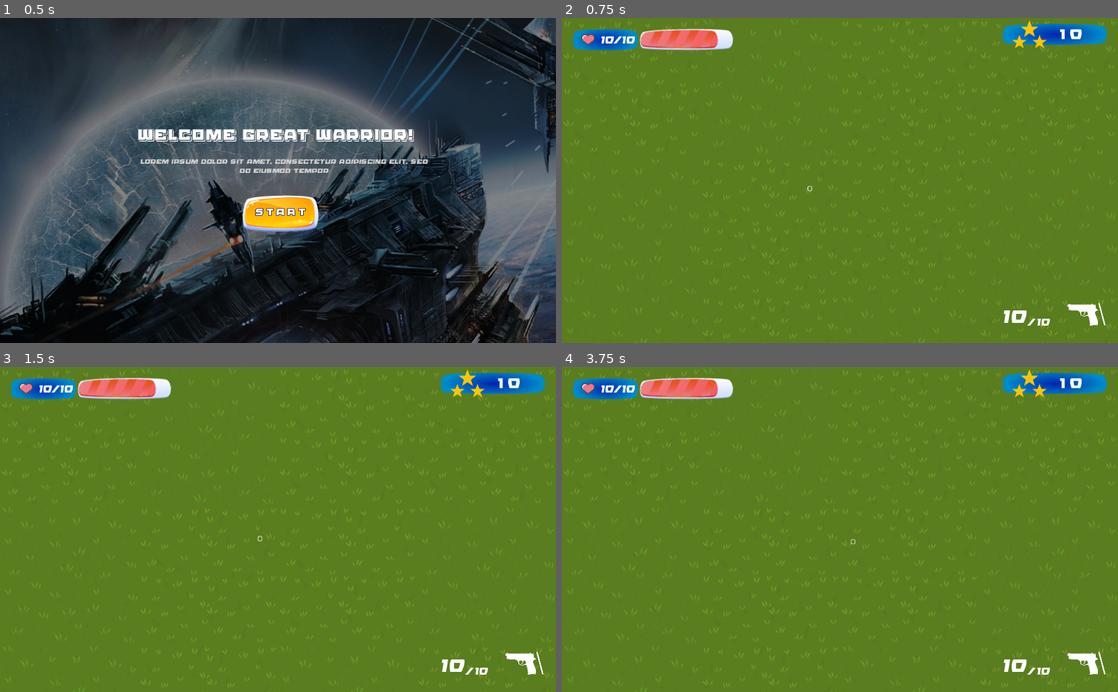
Above: before the commit, frames 1-4 (two rows, left to right).
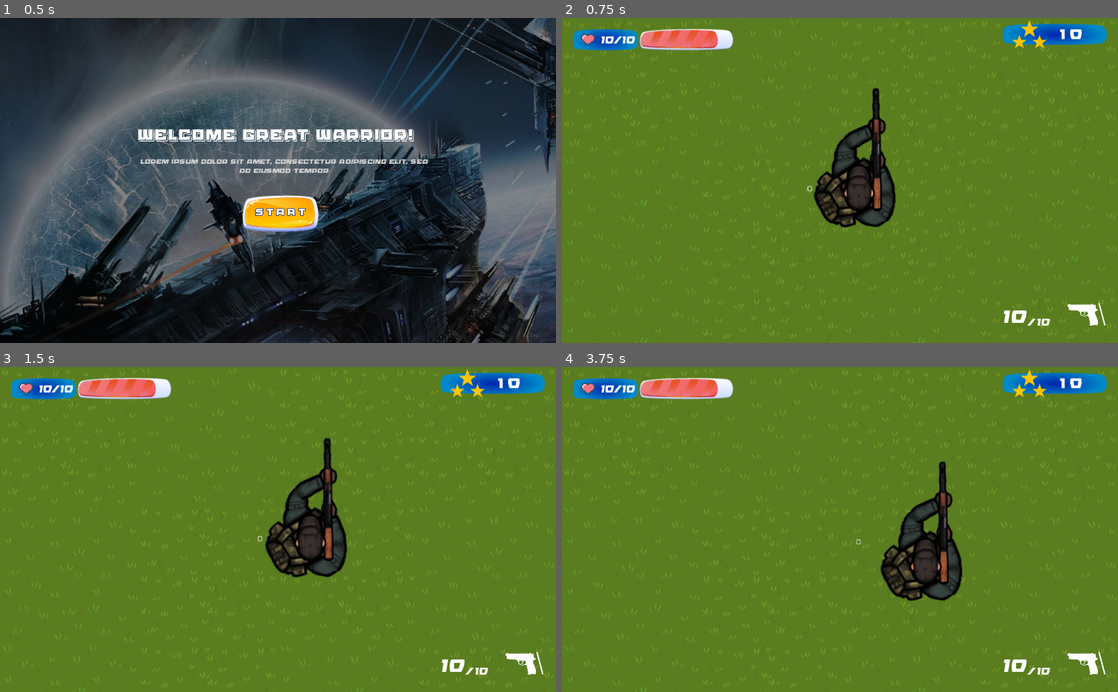
Above: after the commit, the same moments.

Repository: ekarus/godot_training
Game: Godot game, scene res://UI/MainMenu.tscn
The game is run twice, just before and just after one commit, with the same random seed, the same clock (stepped at 60 frames per second) and the same inputs.
Inputs (mouse positions are in pixels of both pictures, inside the frame that each line leads up to):
- Up to frame 1 (0.5 s): no input
- Up to frame 2 (0.75 s): click "START" at 0.5 s
- Up to frame 3 (1.5 s): tap Enter at 1.25 s; move the mouse to (400, 513) at 1.27 s; press the mouse at (400, 513) at 1.28 s; hold D (player_move_right, bound only after the commit) from 1.28 s (still down)
- Up to frame 4 (3.75 s): move the mouse to (728, 545) at 2.02 s; release D (player_move_right, bound only after the commit) at 2.03 s; release the mouse at (728, 545) at 2.03 s; hold S (player_move_down, bound only after the commit) 2.03-2.78 s; click (728, 545) at 2.1 s; move the mouse to (895, 458) at 2.77 s; press the mouse at (895, 458) at 2.78 s; hold D (player_move_right, bound only after the commit) 2.78-3.53 s; move the mouse to (812, 594) at 3.52 s; release the mouse at (812, 594) at 3.53 s; hold W (player_move_up, bound only after the commit) from 3.53 s (still down); click (812, 594) at 3.6 s

Frame 1 is identical in both runs. In frame 2, 3.4% of the frame differs, in the area x 45-60%, y 21-65%; in frame 3, 3.4%; in frame 4, 3.5%, in the area x 51-72%, y 29-73%.

Commit message:
Added some barebone logic for actor classes and movement
Known issues:
- Projectiles spawning is messed up

Diff:
--- a/Game.tscn
+++ b/Game.tscn
@@ -3,7 +3,7 @@
 [ext_resource path="res://assets/Tiles/ground_tileset.tres" type="TileSet" id=1]
 [ext_resource path="res://UI/HUD.tscn" type="PackedScene" id=2]
 [ext_resource path="res://actors/Player.tscn" type="PackedScene" id=3]
-[ext_resource path="res://LevelUtils/EnemySpawner.tscn" type="PackedScene" id=4]
+[ext_resource path="res://Src/LevelUtils/EnemySpawner.tscn" type="PackedScene" id=4]
 
 [node name="World" type="Node2D"]
 
--- /dev/null
+++ b/Src/AutoLoad/ObjectRegistry.gd
@@ -0,0 +1,8 @@
+# Creates, maintains, and organizes spawned special effects or projectiles;
+# objects that should be untied from their spawners' lifespan when freed.
+extends Node
+
+onready var _projectiles := $Projectiles
+
+func register_projectile(projectile: Node) -> void:
+	_projectiles.add_child(projectile)
--- /dev/null
+++ b/Src/AutoLoad/ObjectRegistry.tscn
@@ -0,0 +1,8 @@
+[gd_scene load_steps=2 format=2]
+
+[ext_resource path="res://Src/AutoLoad/ObjectRegistry.gd" type="Script" id=1]
+
+[node name="Node" type="Node"]
+script = ExtResource( 1 )
+
+[node name="Projectiles" type="Node2D" parent="."]
--- /dev/null
+++ b/Src/GGP/Actor.gd
@@ -0,0 +1,20 @@
+extends KinematicBody2D
+class_name Actor
+
+export (float) var MOVE_SPEED = 200
+
+var MovementDir = Vector2()
+
+# Called when the node enters the scene tree for the first time.
+func _ready():
+	pass # Replace with function body.
+
+func _physics_process(delta):
+	var velocity = MovementDir * MOVE_SPEED * delta
+
+	move_and_collide(velocity)
+	pass
+
+# Called every frame. 'delta' is the elapsed time since the previous frame.
+#func _process(delta):
+#	pass
--- /dev/null
+++ b/Src/GGP/BaseWeapon.gd
@@ -0,0 +1,37 @@
+extends Node2D
+
+class_name WeaponBase
+
+onready var cooldown: Timer = $Cooldown
+
+export (PackedScene) var Projectile
+export var spread = .15
+export var cooldownTime = 0.166
+
+# Called when the node enters the scene tree for the first time.
+func _ready():
+	cooldown.wait_time = cooldownTime
+	pass # Replace with function body.
+
+func _shoot(shot_positon : Vector2, shot_orientation : float):
+	if !cooldown.is_stopped() or not Projectile:
+		return
+
+	var proj : Projectile = Projectile.instance()
+	proj.global_position = shot_positon
+	proj.rotation = shot_orientation + deg2rad(random_spread(spread))
+	proj.speed *= 1.0 + random_spread(0.4)
+#	proj.shooter = owner
+
+	ObjectRegistry.register_projectile(proj)
+	cooldown.wait_time = cooldownTime * (1.0 + random_spread(0.2))
+	cooldown.start()
+
+	pass
+
+static func random_spread(value: float) -> float:
+	var half_spread := value / 2.0
+	return rand_range(-half_spread, half_spread)
+
+func _reload():
+	pass
--- /dev/null
+++ b/Src/GGP/BulletLogic.gd
@@ -0,0 +1,16 @@
+extends KinematicBody2D
+
+
+# Declare member variables here. Examples:
+# var a = 2
+# var b = "text"
+
+
+# Called when the node enters the scene tree for the first time.
+func _ready():
+	pass # Replace with function body.
+
+
+# Called every frame. 'delta' is the elapsed time since the previous frame.
+#func _process(delta):
+#	pass
--- /dev/null
+++ b/Src/GGP/Player.gd
@@ -0,0 +1,38 @@
+extends Actor
+
+class_name PlayerActor
+
+# replace this with weapons array
+
+onready var activeWeapon = $Weapon
+
+# Called when the node enters the scene tree for the first time.
+func _ready():
+	pass # Replace with function body.
+
+
+# Called every frame. 'delta' is the elapsed time since the previous frame.
+func _process(delta):
+
+	_process_input()
+	pass
+
+
+func _process_input():
+	var desiredDirection = Vector2()
+
+	if Input.is_action_pressed("player_move_left"):
+		desiredDirection.x += -1
+	elif Input.is_action_pressed("player_move_right"):
+		desiredDirection.x += 1
+	elif Input.is_action_pressed("player_move_up"):
+		desiredDirection.y += 1
+	elif Input.is_action_pressed("player_move_down"):
+		desiredDirection.y += -1
+
+	MovementDir = desiredDirection
+
+	if Input.is_action_pressed("player_shoot"):
+		(activeWeapon as WeaponBase)._shoot(self.position + activeWeapon.position, -self.rotation_degrees)
+
+	pass
--- /dev/null
+++ b/Src/GGP/Projectile.gd
@@ -0,0 +1,21 @@
+extends KinematicBody2D
+class_name Projectile
+
+export var speed := 1650.0
+export var damage := 10.0
+
+var direction := Vector2.ZERO
+
+# Called when the node enters the scene tree for the first time.
+func _ready():
+	direction =  Vector2(sin(-rotation), cos(rotation))
+	pass # Replace with function body.
+
+func _physics_process(delta: float) -> void:
+	var collision := move_and_collide(speed * direction * delta)
+	if collision:
+		destroy()
+
+func destroy():
+#	self.set_is_active = false
+	pass
--- a/LevelUtils/EnemySpawner.tscn
+++ b/Src/LevelUtils/EnemySpawner.tscn
@@ -1,6 +1,7 @@
 [gd_scene load_steps=2 format=2]
 
-[ext_resource path="res://LevelUtils/EnemySpawner.gd" type="Script" id=1]
+[ext_resource path="res://Src/LevelUtils/EnemySpawner.gd" type="Script" id=1]
+
 
 [node name="EnemySpawner" type="Node"]
 script = ExtResource( 1 )
--- a/UI/HP.tscn
+++ b/UI/HP.tscn
@@ -64,7 +64,6 @@
 rect_min_size = Vector2( 172, 0 )
 size_flags_horizontal = 3
 size_flags_vertical = 3
-max_value = 100.0
 value = 100.0
 texture_under = ExtResource( 1 )
 texture_progress = ExtResource( 2 )
--- a/actors/Actor.tscn
+++ b/actors/Actor.tscn
@@ -1,3 +1,6 @@
-[gd_scene format=2]
+[gd_scene load_steps=2 format=2]
 
-[node name="Actor" type="Node2D"]
+[ext_resource path="res://Src/GGP/Actor.gd" type="Script" id=1]
+
+[node name="Actor" type="KinematicBody2D"]
+script = ExtResource( 1 )
--- /dev/null
+++ b/actors/BaseWeapon.tscn
@@ -0,0 +1,11 @@
+[gd_scene load_steps=3 format=2]
+
+[ext_resource path="res://Src/GGP/BaseWeapon.gd" type="Script" id=1]
+[ext_resource path="res://actors/Bullet.tscn" type="PackedScene" id=2]
+
+[node name="Shot_base" type="Node2D"]
+script = ExtResource( 1 )
+Projectile = ExtResource( 2 )
+
+[node name="Cooldown" type="Timer" parent="."]
+one_shot = true
--- /dev/null
+++ b/actors/Bullet.tscn
@@ -0,0 +1,25 @@
+[gd_scene load_steps=5 format=2]
+
+[ext_resource path="res://Assets/Projectiles/M484BulletCollection2.png" type="Texture" id=1]
+[ext_resource path="res://Src/GGP/Projectile.gd" type="Script" id=2]
+
+[sub_resource type="AtlasTexture" id=1]
+flags = 4
+atlas = ExtResource( 1 )
+region = Rect2( 426.531, 11.9227, 9.45374, 15.7562 )
+
+[sub_resource type="CapsuleShape2D" id=2]
+radius = 3.41119
+height = 6.65678
+
+[node name="KinematicBody2D" type="KinematicBody2D"]
+script = ExtResource( 2 )
+
+[node name="Sprite" type="Sprite" parent="."]
+position = Vector2( -0.141699, -0.0472314 )
+scale = Vector2( 1.17844, 1.23302 )
+texture = SubResource( 1 )
+
+[node name="CollisionShape2D" type="CollisionShape2D" parent="."]
+position = Vector2( 0.755749, -0.377874 )
+shape = SubResource( 2 )
--- a/actors/Player.tscn
+++ b/actors/Player.tscn
@@ -1,5 +1,26 @@
-[gd_scene load_steps=2 format=2]
+[gd_scene load_steps=5 format=2]
 
-[ext_resource path="res://actors/Actor.tscn" type="PackedScene" id=1]
+[ext_resource path="res://Assets/Character/Anim_Rifle/idle/survivor-idle_rifle_0.png" type="Texture" id=1]
+[ext_resource path="res://Src/GGP/Player.gd" type="Script" id=2]
+[ext_resource path="res://actors/BaseWeapon.tscn" type="PackedScene" id=3]
 
-[node name="BaseActor" instance=ExtResource( 1 )]
+[sub_resource type="CircleShape2D" id=1]
+radius = 85.409
+
+[node name="BaseActor" type="KinematicBody2D"]
+position = Vector2( 0.857422, 0 )
+script = ExtResource( 2 )
+MOVE_SPEED = 200.0
+
+[node name="Sprite" type="Sprite" parent="."]
+position = Vector2( -20.577, -57.4442 )
+rotation = -1.5708
+texture = ExtResource( 1 )
+
+[node name="CollisionShape2D" type="CollisionShape2D" parent="."]
+shape = SubResource( 1 )
+
+[node name="Weapon" parent="." instance=ExtResource( 3 )]
+position = Vector2( 26.6001, -191.429 )
+rotation = 1.5708
+cooldownTime = 0.166
--- a/project.godot
+++ b/project.godot
@@ -9,6 +9,11 @@
 config_version=4
 
 _global_script_classes=[ {
+"base": "KinematicBody2D",
+"class": "Actor",
+"language": "GDScript",
+"path": "res://Src/GGP/Actor.gd"
+}, {
 "base": "Object",
 "class": "BehaviorAction",
 "language": "GDScript",
@@ -38,14 +43,33 @@
 "class": "EnemyState",
 "language": "GDScript",
 "path": "res://actors/behaviors/EnemyState.gd"
+}, {
+"base": "Actor",
+"class": "PlayerActor",
+"language": "GDScript",
+"path": "res://Src/GGP/Player.gd"
+}, {
+"base": "KinematicBody2D",
+"class": "Projectile",
+"language": "GDScript",
+"path": "res://Src/GGP/Projectile.gd"
+}, {
+"base": "Node2D",
+"class": "WeaponBase",
+"language": "GDScript",
+"path": "res://Src/GGP/BaseWeapon.gd"
 } ]
 _global_script_class_icons={
+"Actor": "",
 "BehaviorAction": "",
 "Enemy": "",
 "EnemyBehavior": "",
 "EnemyMeleeBehavior": "",
 "EnemyRangedBehavior": "",
-"EnemyState": ""
+"EnemyState": "",
+"PlayerActor": "",
+"Projectile": "",
+"WeaponBase": ""
 }
 
 [application]
@@ -54,6 +78,38 @@
 run/main_scene="res://UI/MainMenu.tscn"
 config/icon="res://icon.png"
 
+[autoload]
+
+ObjectRegistry="*res://Src/AutoLoad/ObjectRegistry.tscn"
+
+[input]
+
+player_move_left={
+"deadzone": 0.5,
+"events": [ Object(InputEventKey,"resource_local_to_scene":false,"resource_name":"","device":0,"alt":false,"shift":false,"control":false,"meta":false,"command":false,"pressed":false,"scancode":65,"unicode":0,"echo":false,"script":null)
+ ]
+}
+player_move_right={
+"deadzone": 0.5,
+"events": [ Object(InputEventKey,"resource_local_to_scene":false,"resource_name":"","device":0,"alt":false,"shift":false,"control":false,"meta":false,"command":false,"pressed":false,"scancode":68,"unicode":0,"echo":false,"script":null)
+ ]
+}
+player_move_up={
+"deadzone": 0.5,
+"events": [ Object(InputEventKey,"resource_local_to_scene":false,"resource_name":"","device":0,"alt":false,"shift":false,"control":false,"meta":false,"command":false,"pressed":false,"scancode":87,"unicode":0,"echo":false,"script":null)
+ ]
+}
+player_move_down={
+"deadzone": 0.5,
+"events": [ Object(InputEventKey,"resource_local_to_scene":false,"resource_name":"","device":0,"alt":false,"shift":false,"control":false,"meta":false,"command":false,"pressed":false,"scancode":83,"unicode":0,"echo":false,"script":null)
+ ]
+}
+player_shoot={
+"deadzone": 0.5,
+"events": [ Object(InputEventMouseButton,"resource_local_to_scene":false,"resource_name":"","device":0,"alt":false,"shift":false,"control":false,"meta":false,"command":false,"button_mask":0,"position":Vector2( 0, 0 ),"global_position":Vector2( 0, 0 ),"factor":1.0,"button_index":1,"pressed":false,"doubleclick":false,"script":null)
+ ]
+}
+
 [rendering]
 
 environment/default_environment="res://default_env.tres"
Renamed: LevelUtils/EnemySpawner.gd -> Src/LevelUtils/EnemySpawner.gd
Not shown, changed: assets/Tiles/Ground_Tile_01_A.png.import
Not shown, changed: assets/Tiles/Ground_Tile_01_B.png.import
Not shown, changed: assets/Tiles/Ground_Tile_01_C.png.import
Not shown, changed: assets/Tiles/Ground_Tile_02_A.png.import
Not shown, changed: assets/Tiles/Ground_Tile_02_B.png.import
Not shown, changed: assets/Tiles/Ground_Tile_02_C.png.import
